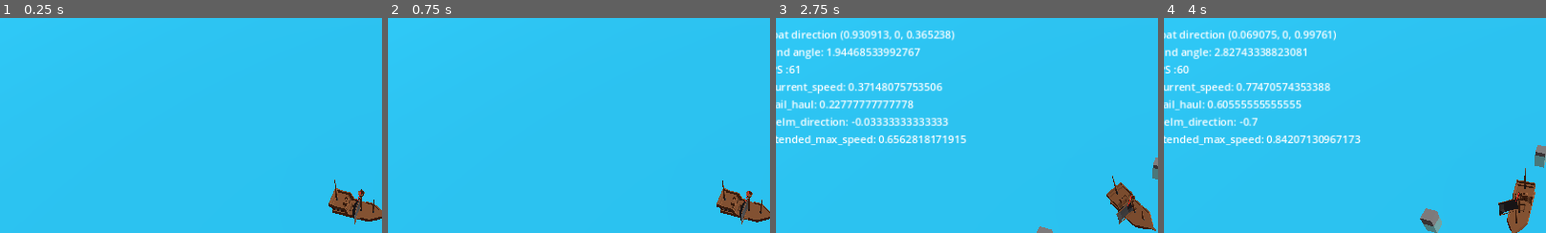
Above: before the commit, frames 1-4 (left to right).
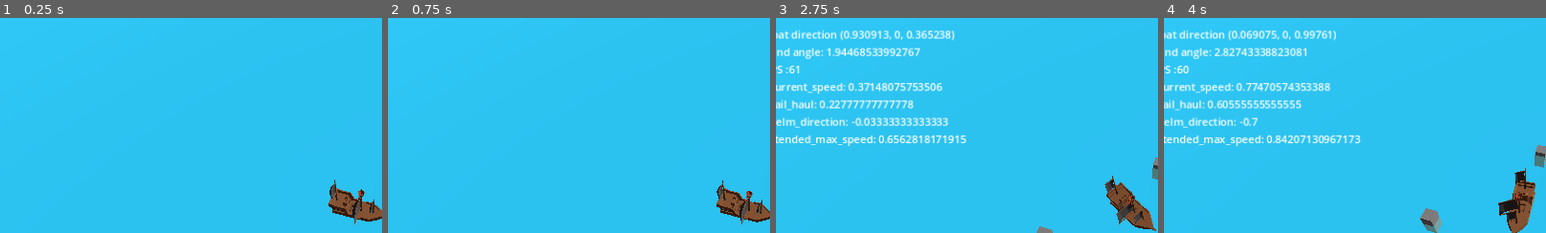
Above: after the commit, the same moments.

Repository: loiclovitana/Crapirate
Game: Godot game, scene res://src/world/map/map_1.tscn
Same seed, same stepped clock (60 frames per second), same inputs: the game is played once before the commit and once after it.
Inputs:
- Up to frame 1 (0.25 s): no input
- Up to frame 2 (0.75 s): tap Enter at 0.5 s; hold Right (p1_helm_right) from 0.53 s (still down); hold Up (p1_haul) from 0.53 s (still down)
- Up to frame 3 (2.75 s): release Right (p1_helm_right) at 1.28 s; release Up (p1_haul) at 1.28 s; hold Left (p1_helm_left) 1.28-2.03 s; tap Down (p1_unhaul) at 1.35 s; hold Right (p1_helm_right) from 2.03 s (still down); hold Up (p1_haul) from 2.03 s (still down)
- Up to frame 4 (4 s): release Up (p1_haul) at 2.78 s; tap Down (p1_unhaul) at 2.85 s; release Right (p1_helm_right) at 3.53 s; hold Left (p1_helm_left) from 3.53 s (still down); hold Up (p1_haul) from 3.53 s (still down)
The pictures show only the part of the screen within x 3-53%, y 9-59%; the shares and areas given below are measured in that part.

The runs differ from the first frame. In frame 1, 0.1% of the frame differs, in the area x 86-98%, y 76-92%; in frame 2, 0.1%; in frame 3, 0.2%; in frame 4, 0.2%, in the area x 89-95%, y 71-96%.

Commit message:
added 2 more sail

Diff:
--- a/src/player/rendering/boat_rendering.tscn
+++ b/src/player/rendering/boat_rendering.tscn
@@ -39,3 +39,21 @@
 transform = Transform3D(-1, 0, 8.74228e-08, 0, 1, 0, -8.74228e-08, 0, -1, -0.0485303, -0.191933, 0)
 mesh = ExtResource("2_s6s0i")
 skeleton = NodePath("../../../body")
+
+[node name="SailPivot2" type="Node3D" parent="Sails"]
+transform = Transform3D(1, 0, 0, 0, 1, 0, 0, 0, 1, -0.842934, 1.6733, 0)
+script = ExtResource("3_bt6k6")
+
+[node name="sail" type="MeshInstance3D" parent="Sails/SailPivot2"]
+transform = Transform3D(-0.499989, 0.0054035, 1.20797e-07, 0.00337719, 0.799982, -4.72389e-10, -7.54982e-08, 3.43527e-10, -0.8, -0.0333799, -0.191933, 0)
+mesh = ExtResource("2_s6s0i")
+skeleton = NodePath("../../../body")
+
+[node name="SailPivot3" type="Node3D" parent="Sails"]
+transform = Transform3D(0.5, 0, 0, 0, 0.5, 0, 0, 0, 0.5, 0.670561, 0.965817, 0)
+script = ExtResource("3_bt6k6")
+
+[node name="sail" type="MeshInstance3D" parent="Sails/SailPivot3"]
+transform = Transform3D(-1, 0, 1.50996e-07, 0, 1.5, 0, -1.50996e-07, 0, -1, -0.0162916, -0.0385234, 0)
+mesh = ExtResource("2_s6s0i")
+skeleton = NodePath("../../../body")
